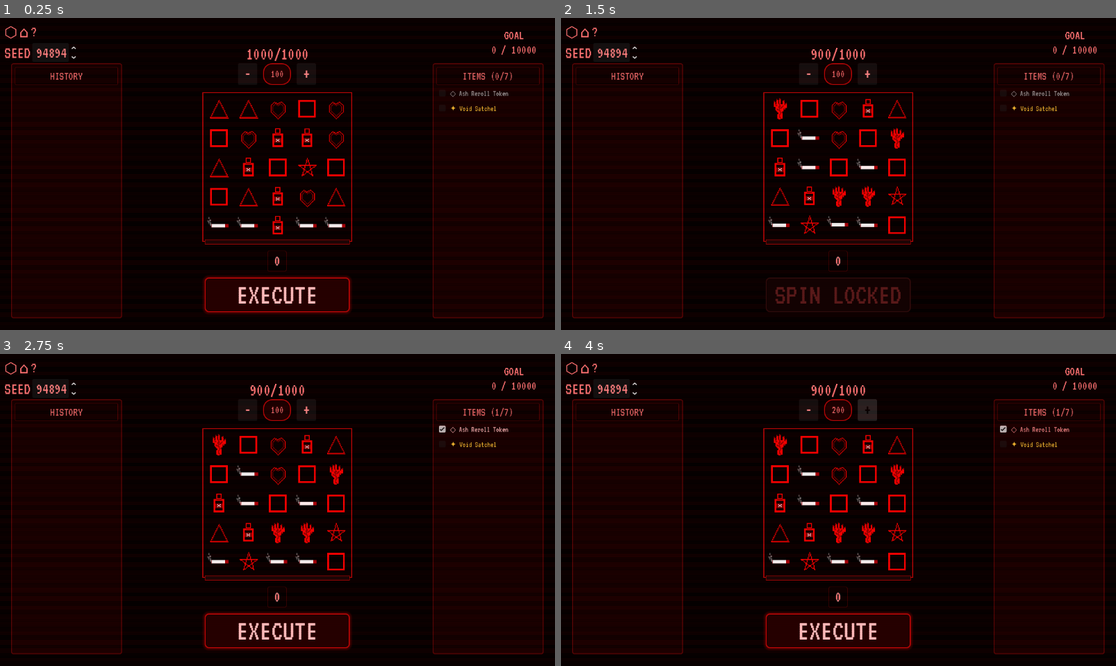
Above: before the commit, frames 1-4 (two rows, left to right).
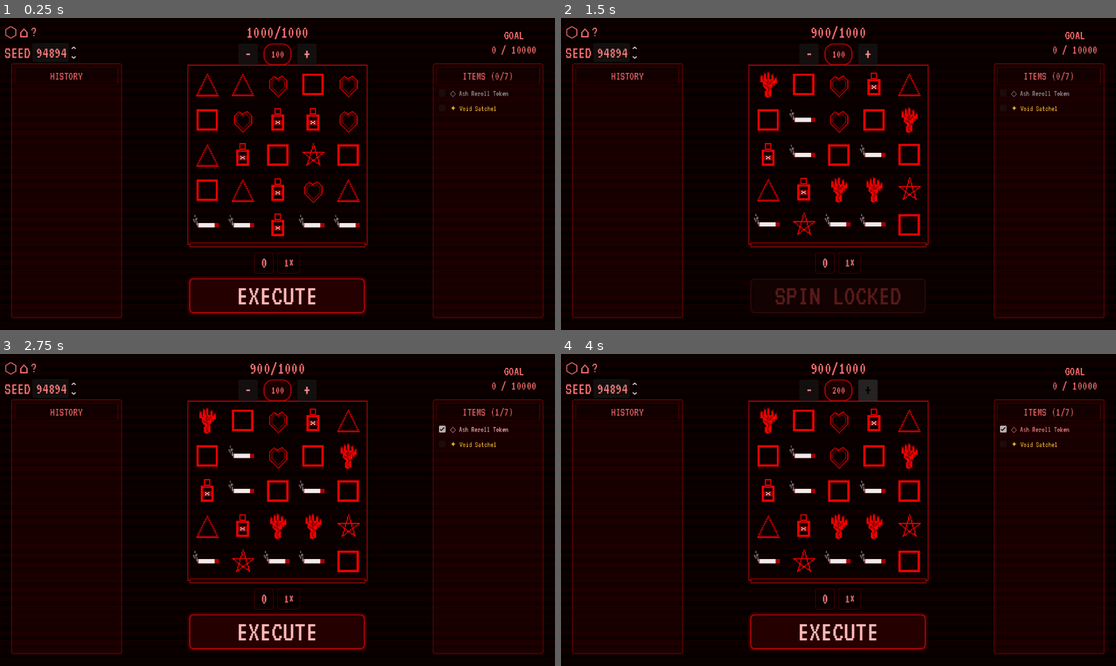
Above: after the commit, the same moments.

Repository: Wabbl0/AXEL
Game: Godot game, scene res://combat/combat_test.tscn
The game is run twice, just before and just after one commit, with the same random seed, the same clock (stepped at 60 frames per second) and the same inputs. This scene is started directly instead of the project's main scene.
Inputs (mouse positions are in pixels of both pictures, inside the frame that each line leads up to):
- Up to frame 1 (0.25 s): no input
- Up to frame 2 (1.5 s): click "-" at 0.5 s; click "EXECUTE" at 1.25 s
- Up to frame 3 (2.75 s): click "◇ Ash Reroll Token" at 2 s
- Up to frame 4 (4 s): tap Enter (ui_accept) at 2.75, 3.02 s; move the mouse to (960, 494) at 2.77 s; hold Right (ui_right) 2.78-3.5 s; tap E at 2.85 s; click (960, 494) at 2.92 s; click "+" at 3.5 s

The runs differ from the first frame. In frame 1, 6.4% of the frame differs, in the area x 33-67%, y 2-96%; in frame 2, 6.0%; in frame 3, 6.6%; in frame 4, 6.9%.

Commit message:
Implement cascade multiplier HUD and reorganize combat UI layout
- Added a new `CascadeMultiplierPill` to display the increasing cascade multiplier in the combat phase UI, enhancing player feedback during gameplay.
- Introduced functions `is_multiplier_cap_active()` and `get_multiplier_cap_value()` in `combat_root.gd` to manage multiplier cap states.
- Updated `_refresh_multiplier_label()` to emit a signal when the multiplier value changes, ensuring UI updates during cascades.
- Reorganized the combat UI layout in `combat_test.gd` to integrate the cascade multiplier inline with the winnings display, improving visual coherence and space utilization.
- Adjusted various layout constants for better alignment and responsiveness across different screen sizes.
- Verified functionality through testing to ensure smooth integration of new features and layout changes.

Diff:
--- a/AXEL/axel_project/combat/scripts/combat_root.gd
+++ b/AXEL/axel_project/combat/scripts/combat_root.gd
@@ -147,6 +147,7 @@
 var _power_symbol_by_id: Dictionary = {}
 var _power_intro_fallback_label: Label
 var _suppress_grid_populated_fx: bool = false
+var _cached_multiplier_emit_value: int = -1
 var inventory := ItemInventoryScript.new()
 const GRID_FRAME_OUTSET := 4.0
 const POWER_INTRO_ICON_SIZE_RATIO := 0.55
@@ -256,6 +257,14 @@
 
 func get_multiplier_value() -> int:
 	return multiplier.value
+
+
+func is_multiplier_cap_active() -> bool:
+	return multiplier.cap_enabled
+
+
+func get_multiplier_cap_value() -> int:
+	return multiplier.cap_value
 
 
 func get_princess_current_id() -> StringName:
@@ -1065,6 +1074,9 @@
 		if free_spins.active:
 			suffix = " (FS %d left)" % free_spins.spins_remaining
 		multiplier_label.text = "Multiplier: %d×%s" % [multiplier.value, suffix]
+	if _cached_multiplier_emit_value != multiplier.value:
+		_cached_multiplier_emit_value = multiplier.value
+		emit_signal("readouts_progressed")
 
 
 func _refresh_round_winnings_label() -> void:
--- a/AXEL/axel_project/combat/scripts/combat_test.gd
+++ b/AXEL/axel_project/combat/scripts/combat_test.gd
@@ -19,14 +19,17 @@
 ## Vertical rhythm (fractions of viewport height; all root-anchored).
 const LAYOUT_CORNER_Y0 := 0.025
 const LAYOUT_CORNER_Y1 := 0.135
-const LAYOUT_CENTER_HUD_Y0 := 0.095
-const LAYOUT_CENTER_HUD_Y1 := 0.138
+const LAYOUT_CENTER_HUD_Y0 := 0.03
+const LAYOUT_CENTER_HUD_Y1 := 0.14
 const LAYOUT_MAIN_Y0 := 0.145
 const LAYOUT_MAIN_END := 0.99
-const CENTER_COLUMN_SEPARATION := 12
-const WINNINGS_BAND_MIN_HEIGHT := 36.0
+const CENTER_COLUMN_SEPARATION := 10
+const WINNINGS_BAND_MIN_HEIGHT := 40.0
+const WINNINGS_ROW_SEPARATION := 8
 const CENTER_FOOTER_SEPARATION := 12
-const CENTER_HUD_SEPARATION := 2
+const ECONOMICS_STACK_SEPARATION := 4
+const BANKROLL_READOUT_FONT := 36
+const BANKROLL_READOUT_FONT_NARROW := 28
 const EXECUTE_BUTTON_MIN_HEIGHT := 72.0
 const BOTTOM_WINDOW_MARGIN := 18.0
 
@@ -39,6 +42,8 @@
 const LAYOUT_SIDE_RIGHT_END := 0.98
 const LAYOUT_TOP_BOX_START := 0.008
 const LAYOUT_TOP_BOX_END := 0.14
+const LAYOUT_CENTER_HUD_START := 0.36
+const LAYOUT_CENTER_HUD_END := 0.64
 const LAYOUT_META_ICONS_SEPARATION := 4
 const META_ICON_GLYPH := "⬡"
 const META_ICON_FONT := 31
@@ -47,10 +52,10 @@
 const SIDE_PANEL_HINT_FONT := 14
 const GOAL_LABEL_FONT := 26
 const WINNINGS_READOUT_FONT := 31
+const CASCADE_MULT_READOUT_FONT := 24
 const WINNINGS_READOUT_OUTLINE := 1
+const CASCADE_MULT_READOUT_OUTLINE := 1
 const HISTORY_BODY_FONT := 13
-const LAYOUT_BANKROLL_START := 0.40
-const LAYOUT_BANKROLL_END := 0.60
 const LAYOUT_GOAL_BOX_START := 0.86
 const LAYOUT_GOAL_BOX_END := 0.992
 
@@ -98,7 +103,11 @@
 var _item_picker_title: Label
 var _item_entries: Array = []
 var _stake_pill: PanelContainer
-var _center_hud: VBoxContainer
+var _economics_center: CenterContainer
+var _economics_stack: VBoxContainer
+var _cascade_mult_label: Label
+var _cascade_mult_pill: PanelContainer
+var _last_displayed_cascade_mult: int = 1
 
 
 func _ready() -> void:
@@ -153,23 +162,11 @@
 		top_bar.visible = false
 		top_bar.mouse_filter = Control.MOUSE_FILTER_IGNORE
 
-	_center_hud = VBoxContainer.new()
-	_center_hud.name = "CenterTopHud"
-	_center_hud.alignment = BoxContainer.ALIGNMENT_CENTER
-	_center_hud.add_theme_constant_override("separation", CENTER_HUD_SEPARATION)
-	add_child(_center_hud)
-	move_child(_center_hud, 2)
-
 	_reparent_hud_to_root(meta_box)
 	_reparent_hud_to_root(goal_box)
 	_strip_corner_panel_boxes()
 	_configure_top_corner_hud()
-
-	if bankroll_label.get_parent() != _center_hud:
-		bankroll_label.get_parent().remove_child(bankroll_label)
-	_center_hud.add_child(bankroll_label)
-	bankroll_label.size_flags_horizontal = Control.SIZE_SHRINK_CENTER
-	bankroll_label.size_flags_vertical = Control.SIZE_SHRINK_CENTER
+	_integrate_economics_into_center_hud()
 
 func _reparent_hud_to_root(node: Control) -> void:
 	if node == null:
@@ -217,8 +214,6 @@
 	_center_column.size_flags_vertical = Control.SIZE_EXPAND_FILL
 	_center_column.add_theme_constant_override("separation", CENTER_COLUMN_SEPARATION)
 	_play_row.add_child(_center_column)
-
-	_integrate_stake_into_center_column()
 
 	_grid_host = Control.new()
 	_grid_host.name = "GridHost"
@@ -254,13 +249,13 @@
 	_winnings_center.custom_minimum_size = Vector2(0.0, WINNINGS_BAND_MIN_HEIGHT)
 	_center_column.add_child(_winnings_center)
 
-	var winnings_stack := VBoxContainer.new()
-	winnings_stack.name = "WinningsStack"
-	winnings_stack.alignment = BoxContainer.ALIGNMENT_CENTER
-	winnings_stack.add_theme_constant_override("separation", 4)
-	winnings_stack.size_flags_horizontal = Control.SIZE_SHRINK_CENTER
-	winnings_stack.size_flags_vertical = Control.SIZE_SHRINK_CENTER
-	_winnings_center.add_child(winnings_stack)
+	var winnings_row := HBoxContainer.new()
+	winnings_row.name = "WinningsRow"
+	winnings_row.alignment = BoxContainer.ALIGNMENT_CENTER
+	winnings_row.add_theme_constant_override("separation", WINNINGS_ROW_SEPARATION)
+	winnings_row.size_flags_horizontal = Control.SIZE_SHRINK_CENTER
+	winnings_row.size_flags_vertical = Control.SIZE_SHRINK_CENTER
+	_winnings_center.add_child(winnings_row)
 
 	if mult_label.get_parent() != null:
 		mult_label.get_parent().remove_child(mult_label)
@@ -275,7 +270,23 @@
 	winnings_pill.name = "WinningsReadoutPill"
 	winnings_pill.add_theme_stylebox_override("panel", _winnings_readout_bg_style())
 	winnings_pill.add_child(mult_label)
-	winnings_stack.add_child(winnings_pill)
+	winnings_row.add_child(winnings_pill)
+
+	_cascade_mult_label = Label.new()
+	_cascade_mult_label.name = "CascadeMultiplierReadout"
+	_cascade_mult_label.text = "1×"
+	_cascade_mult_label.horizontal_alignment = HORIZONTAL_ALIGNMENT_CENTER
+	_cascade_mult_label.vertical_alignment = VERTICAL_ALIGNMENT_CENTER
+	_configure_cascade_multiplier_readout()
+	_reset_container_child_layout(_cascade_mult_label)
+	_cascade_mult_label.size_flags_horizontal = Control.SIZE_SHRINK_CENTER
+	_cascade_mult_label.size_flags_vertical = Control.SIZE_SHRINK_CENTER
+	_cascade_mult_pill = PanelContainer.new()
+	_cascade_mult_pill.name = "CascadeMultiplierPill"
+	_cascade_mult_pill.pivot_offset = Vector2.ZERO
+	_cascade_mult_pill.add_theme_stylebox_override("panel", _winnings_readout_bg_style())
+	_cascade_mult_pill.add_child(_cascade_mult_label)
+	winnings_row.add_child(_cascade_mult_pill)
 
 	_center_footer = VBoxContainer.new()
 	_center_footer.name = "CenterFooter"
@@ -303,16 +314,46 @@
 	_center_column.add_child(_bottom_window_margin)
 
 
-func _integrate_stake_into_center_column() -> void:
-	if stake_selector == null or _center_column == null:
-		return
+func _integrate_economics_into_center_hud() -> void:
+	if bankroll_label == null or stake_selector == null:
+		return
+	if _economics_center == null:
+		_economics_center = CenterContainer.new()
+		_economics_center.name = "EconomicsCenter"
+		_economics_center.mouse_filter = Control.MOUSE_FILTER_PASS
+		add_child(_economics_center)
+		move_child(_economics_center, 2)
+	else:
+		if _economics_center.get_parent() != self:
+			_economics_center.get_parent().remove_child(_economics_center)
+			add_child(_economics_center)
+			move_child(_economics_center, 2)
+
+	if _economics_stack == null:
+		_economics_stack = VBoxContainer.new()
+		_economics_stack.name = "EconomicsStack"
+		_economics_stack.alignment = BoxContainer.ALIGNMENT_CENTER
+		_economics_stack.add_theme_constant_override("separation", ECONOMICS_STACK_SEPARATION)
+		_economics_stack.size_flags_horizontal = Control.SIZE_SHRINK_CENTER
+		_economics_stack.size_flags_vertical = Control.SIZE_SHRINK_CENTER
+		_economics_center.add_child(_economics_stack)
+
+	if bankroll_label.get_parent() != null:
+		bankroll_label.get_parent().remove_child(bankroll_label)
+	bankroll_label.visible = true
+	bankroll_label.horizontal_alignment = HORIZONTAL_ALIGNMENT_CENTER
+	_reset_container_child_layout(bankroll_label)
+	bankroll_label.size_flags_horizontal = Control.SIZE_SHRINK_CENTER
+	bankroll_label.size_flags_vertical = Control.SIZE_SHRINK_CENTER
+	_economics_stack.add_child(bankroll_label)
+
 	if stake_selector.get_parent() != null:
 		stake_selector.get_parent().remove_child(stake_selector)
 	_reset_container_child_layout(stake_selector)
+	stake_selector.visible = true
 	stake_selector.size_flags_horizontal = Control.SIZE_SHRINK_CENTER
 	stake_selector.size_flags_vertical = Control.SIZE_SHRINK_CENTER
-	_center_column.add_child(stake_selector)
-	_center_column.move_child(stake_selector, 0)
+	_economics_stack.add_child(stake_selector)
 
 
 func _reset_container_child_layout(control_node: Control) -> void:
@@ -374,6 +415,15 @@
 	mult_label.add_theme_font_size_override("font_size", WINNINGS_READOUT_FONT)
 	mult_label.add_theme_color_override("font_outline_color", Color(1.0, 1.0, 1.0, 0.95))
 	mult_label.add_theme_constant_override("outline_size", WINNINGS_READOUT_OUTLINE)
+
+
+func _configure_cascade_multiplier_readout() -> void:
+	if _cascade_mult_label == null:
+		return
+	_cascade_mult_label.add_theme_font_size_override("font_size", CASCADE_MULT_READOUT_FONT)
+	_cascade_mult_label.add_theme_color_override("font_color", Color(0.98, 0.35, 0.35, 1.0))
+	_cascade_mult_label.add_theme_color_override("font_outline_color", Color(1.0, 1.0, 1.0, 0.95))
+	_cascade_mult_label.add_theme_constant_override("outline_size", CASCADE_MULT_READOUT_OUTLINE)
 
 
 func _build_history_placeholder() -> PanelContainer:
@@ -534,6 +584,7 @@
 	var stake_value := int(combat.get_current_bet())
 	bet_label.text = "%d" % stake_value
 	mult_label.text = "%d" % int(combat.get_round_winnings())
+	_refresh_cascade_multiplier_readout()
 	if _premium_progress != null:
 		_premium_progress.value = float(combat.get_meter_sections_filled())
 	var cap_units := int(combat.get_bankroll_cap())
@@ -544,10 +595,43 @@
 	_refresh_super_fs_choice_overlay()
 
 
+func _refresh_cascade_multiplier_readout() -> void:
+	if _cascade_mult_label == null:
+		return
+	var mult := int(combat.get_multiplier_value())
+	_cascade_mult_label.text = _format_cascade_multiplier_text(mult)
+	if mult > _last_displayed_cascade_mult:
+		_pulse_cascade_multiplier()
+	_last_displayed_cascade_mult = mult
+
+
+func _format_cascade_multiplier_text(mult: int) -> String:
+	var text := "%d×" % mult
+	if combat.is_multiplier_cap_active():
+		text += " / %d" % combat.get_multiplier_cap_value()
+	return text
+
+
+func _pulse_cascade_multiplier() -> void:
+	if _cascade_mult_pill == null:
+		return
+	_cascade_mult_pill.scale = Vector2.ONE
+	_cascade_mult_pill.modulate = Color.WHITE
+	var peak := create_tween()
+	peak.set_parallel(true)
+	peak.tween_property(_cascade_mult_pill, "modulate", Color(1.45, 0.4, 0.4, 1.0), 0.1)
+	peak.tween_property(_cascade_mult_pill, "scale", Vector2(1.08, 1.08), 0.1)
+	var settle := peak.chain()
+	settle.set_parallel(true)
+	settle.tween_property(_cascade_mult_pill, "modulate", Color.WHITE, 0.18)
+	settle.tween_property(_cascade_mult_pill, "scale", Vector2.ONE, 0.18)
+
+
 func _on_spin_started(seed_value: int) -> void:
 	_queued_seed = seed_value
 	_set_seed_spin_value_no_signal(seed_value)
 	_clear_history_spin_list()
+	_last_displayed_cascade_mult = int(combat.get_multiplier_value())
 
 
 func _on_spin_finished() -> void:
@@ -652,13 +736,11 @@
 
 func _configure_hud_layers() -> void:
 	var hud_z := 20
-	for node_path in ["CenterTopHud", "BudgetLabel"]:
+	for node_path in ["BudgetLabel", "EconomicsCenter"]:
 		var hud := get_node_or_null(node_path) as Control
 		if hud != null:
 			hud.z_index = hud_z
 			hud.mouse_filter = Control.MOUSE_FILTER_PASS
-	if _center_hud != null:
-		_center_hud.z_index = hud_z
 	if meta_box != null:
 		meta_box.z_index = hud_z
 		meta_box.mouse_filter = Control.MOUSE_FILTER_PASS
@@ -727,9 +809,8 @@
 		return
 	_place_control_rect(meta_box, LAYOUT_TOP_BOX_START, LAYOUT_CORNER_Y0, LAYOUT_TOP_BOX_END, LAYOUT_CORNER_Y1)
 	_place_control_rect(goal_box, LAYOUT_GOAL_BOX_START, LAYOUT_CORNER_Y0, LAYOUT_GOAL_BOX_END, LAYOUT_CORNER_Y1)
-	if _center_hud != null:
-		_place_control_rect(_center_hud, LAYOUT_BANKROLL_START, LAYOUT_CENTER_HUD_Y0, LAYOUT_BANKROLL_END, LAYOUT_CENTER_HUD_Y1)
-	bankroll_label.add_theme_font_size_override("font_size", 36)
+	_place_control_rect(_economics_center, LAYOUT_CENTER_HUD_START, LAYOUT_CENTER_HUD_Y0, LAYOUT_CENTER_HUD_END, LAYOUT_CENTER_HUD_Y1)
+	_apply_economics_typography()
 
 	var main_y0 := LAYOUT_MAIN_Y0
 	var main_y1 := LAYOUT_MAIN_END
@@ -746,6 +827,22 @@
 	if _item_picker_panel != null:
 		_item_picker_panel.custom_minimum_size = Vector2(side_w, side_panel_h)
 		_item_picker_panel.size_flags_vertical = Control.SIZE_SHRINK_BEGIN
+
+func _apply_economics_typography() -> void:
+	if bankroll_label == null:
+		return
+	var bankroll_font := BANKROLL_READOUT_FONT
+	if size.x < RESPONSIVE_NARROW_W:
+		bankroll_font = BANKROLL_READOUT_FONT_NARROW
+	bankroll_label.add_theme_font_size_override("font_size", bankroll_font)
+	if bet_label != null:
+		var stake_font := 22 if size.x >= RESPONSIVE_NARROW_W else 18
+		bet_label.add_theme_font_size_override("font_size", stake_font)
+	if bet_minus_btn != null and bet_plus_btn != null:
+		var btn_size := 40.0 if size.x >= RESPONSIVE_NARROW_W else 34.0
+		bet_minus_btn.custom_minimum_size = Vector2(btn_size, btn_size)
+		bet_plus_btn.custom_minimum_size = Vector2(btn_size, btn_size)
+
 
 func _place_control_rect(control_node: Control, x0: float, y0: float, x1: float, y1: float) -> void:
 	if control_node == null:
Not shown, changed: AXEL/axel_project/plans/core/AI_CHANGELOG.md
Not shown, changed: AXEL/axel_project/plans/core/AI_DOCS.md
